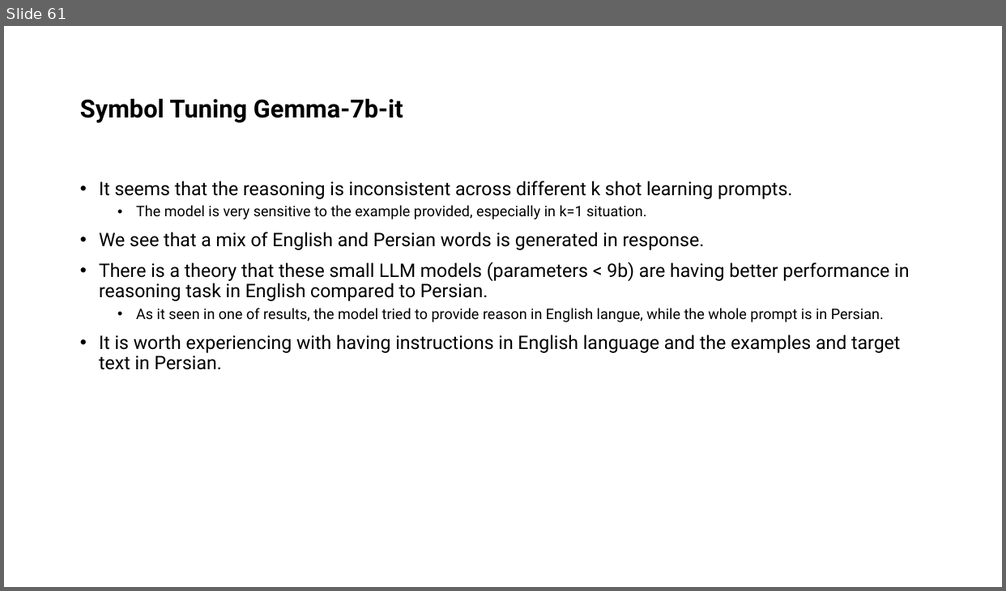
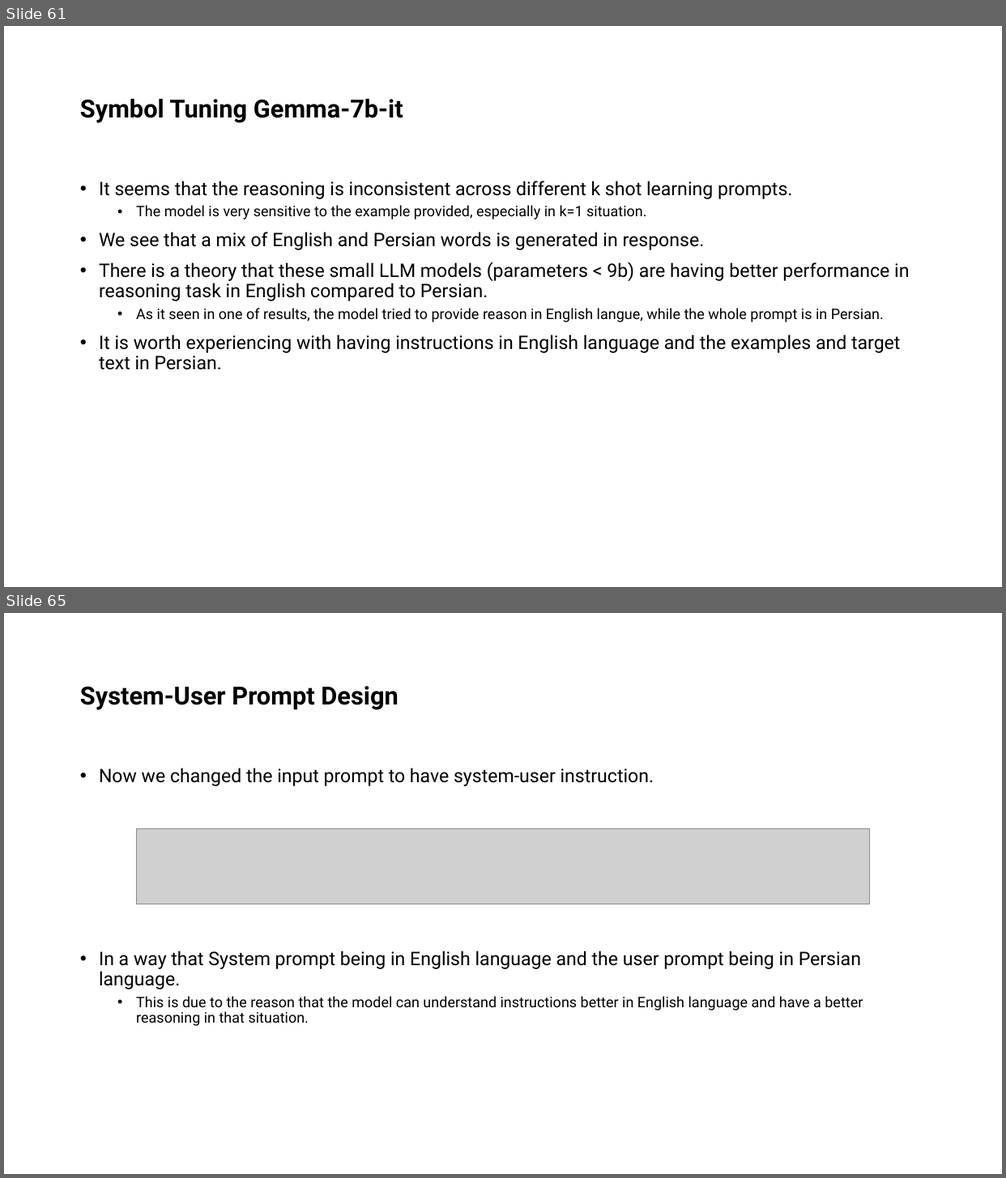
Before and after one commit to ShayanSalehi81/BachelorProject, a slide deck: Slides/Symbol Tuning.pptx. Shown one above the other, each under a label of ours: slide 61 before the commit, slides 61 and 65 after it; the slides between them are not shown. The pictures are 1006x591 and 1006x1178 pixels, drawn with LibreOffice and Linux fonts; fonts in the diff are those of the drawing; grey boxes stand for pictures. Boxes give left, top, right and bottom in pixels: in the first picture for what was removed or moved away, otherwise in the second. Text is boxed around its words. In the diff, an @@ line names an element or a change of style, - is before the commit and + after.

Commit message:
Add System-User Prompt & Result

```diff
--- a/Slides/Symbol Tuning.pptx
+++ b/Slides/Symbol Tuning.pptx
@@ slide 65 added at (x1=4, y1=613, x2=1002, y2=1174), background #FFFFFF @@
@@ title added at (x1=80, y1=686, x2=398, y2=710), 24 pt, text #000000, bold @@
+System-User Prompt Design
@@ text added at (x1=99, y1=768, x2=863, y2=1026), 18 pt, text #000000 @@
+• Now we changed the input prompt to have system-user instruction.
+• In a way that System prompt being in English language and the user prompt being in Persian language.
+  • This is due to the reason that the model can understand instructions better in English language and have a better reasoning in that situation.
@@ picture added at (x1=137, y1=828, x2=870, y2=905) @@
```
Also in this commit, not shown: 5 other slides added, 5 other files.
